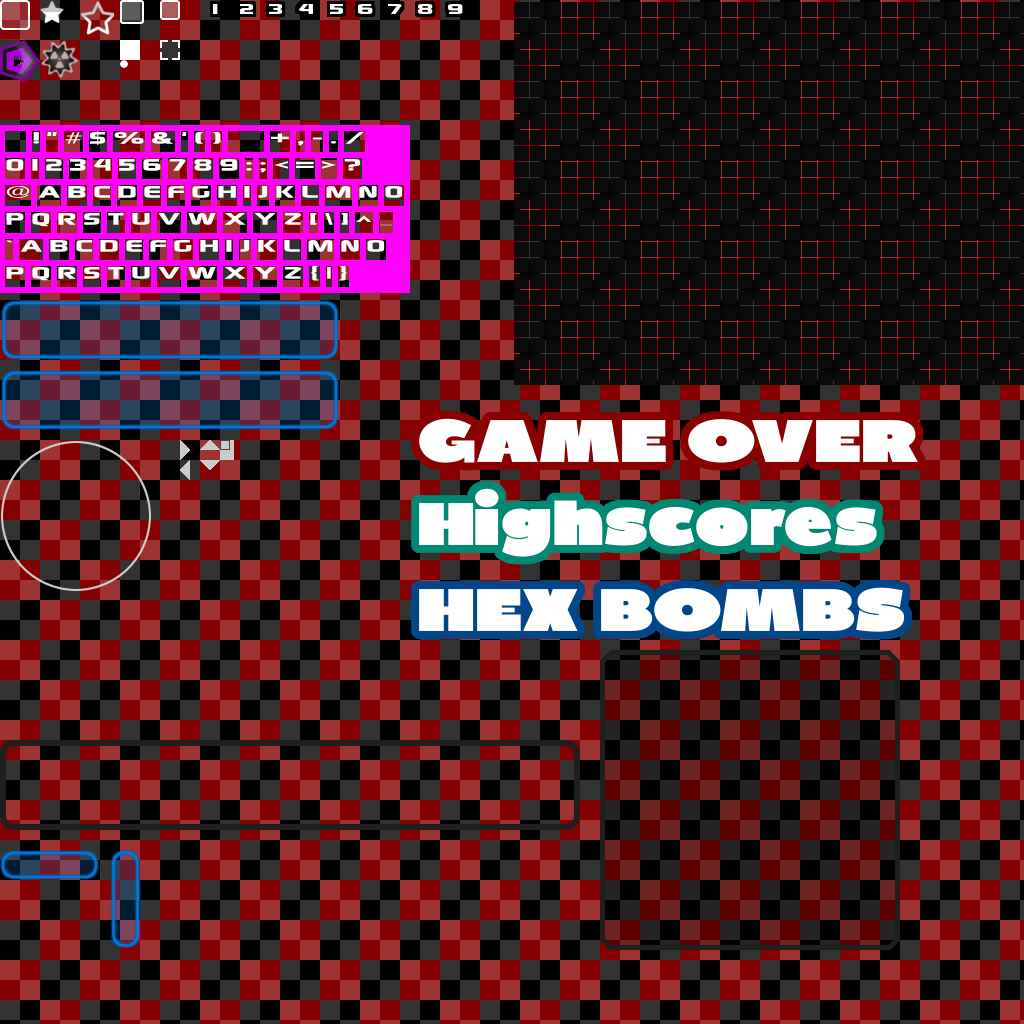
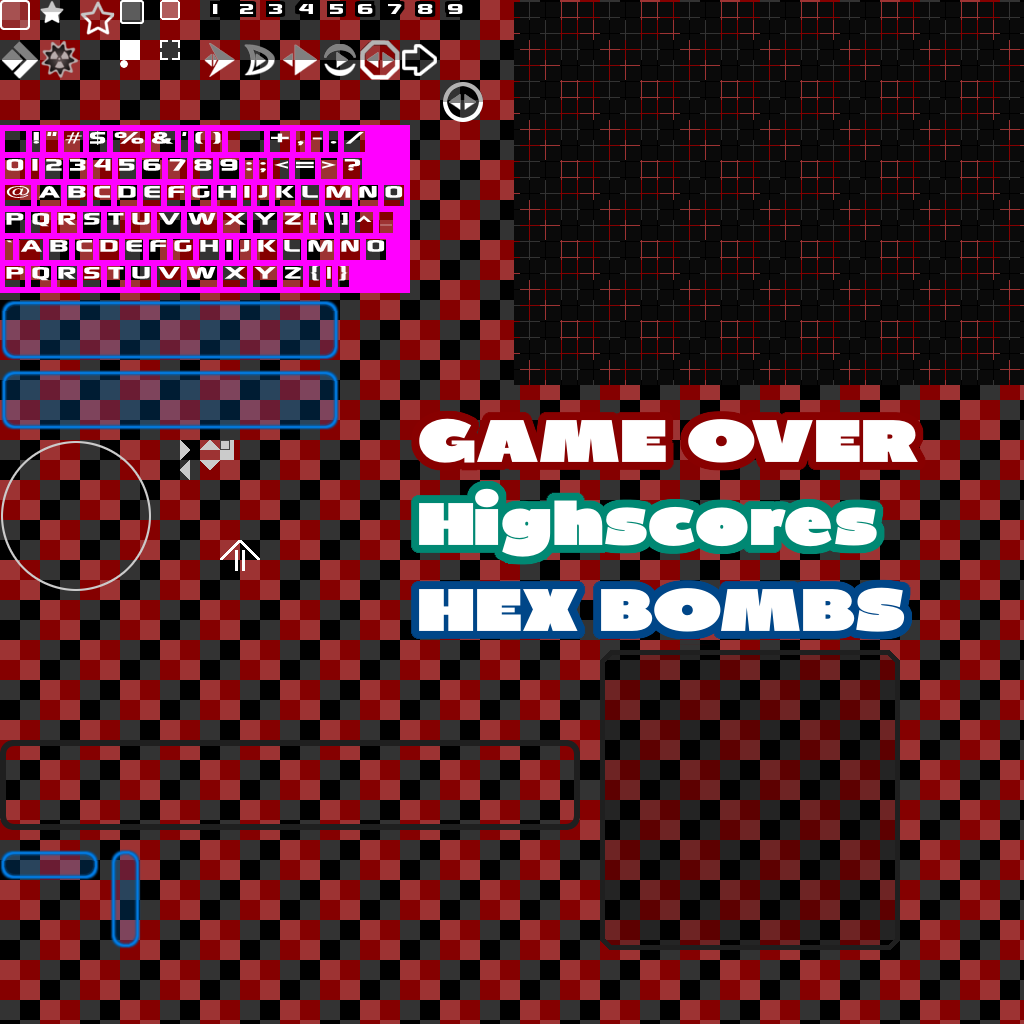
Layers edited between the first and the second (1024, 1024) image:
painted on "Ebene" over [1, 40, 483, 571]
painted on "Ebene #7" over [0, 39, 40, 82]
